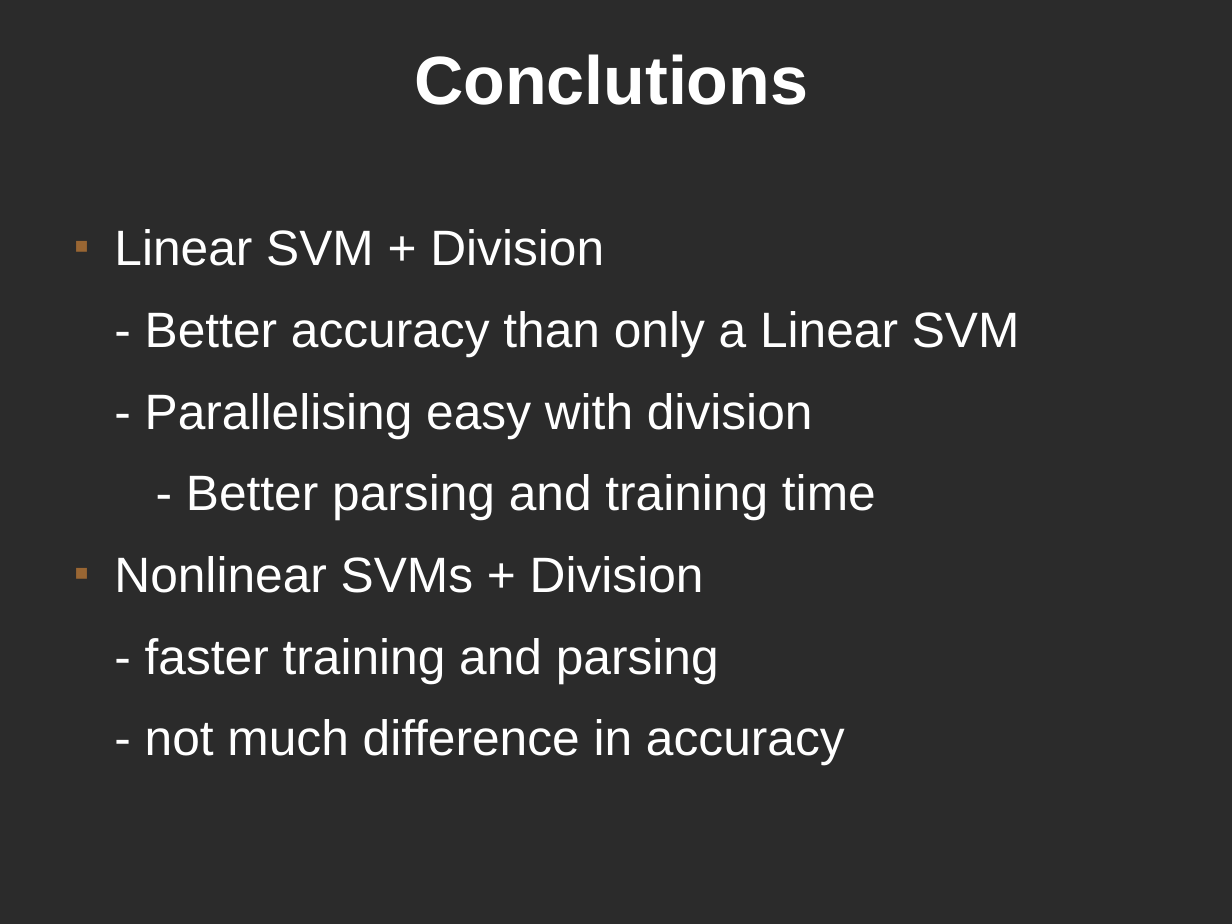
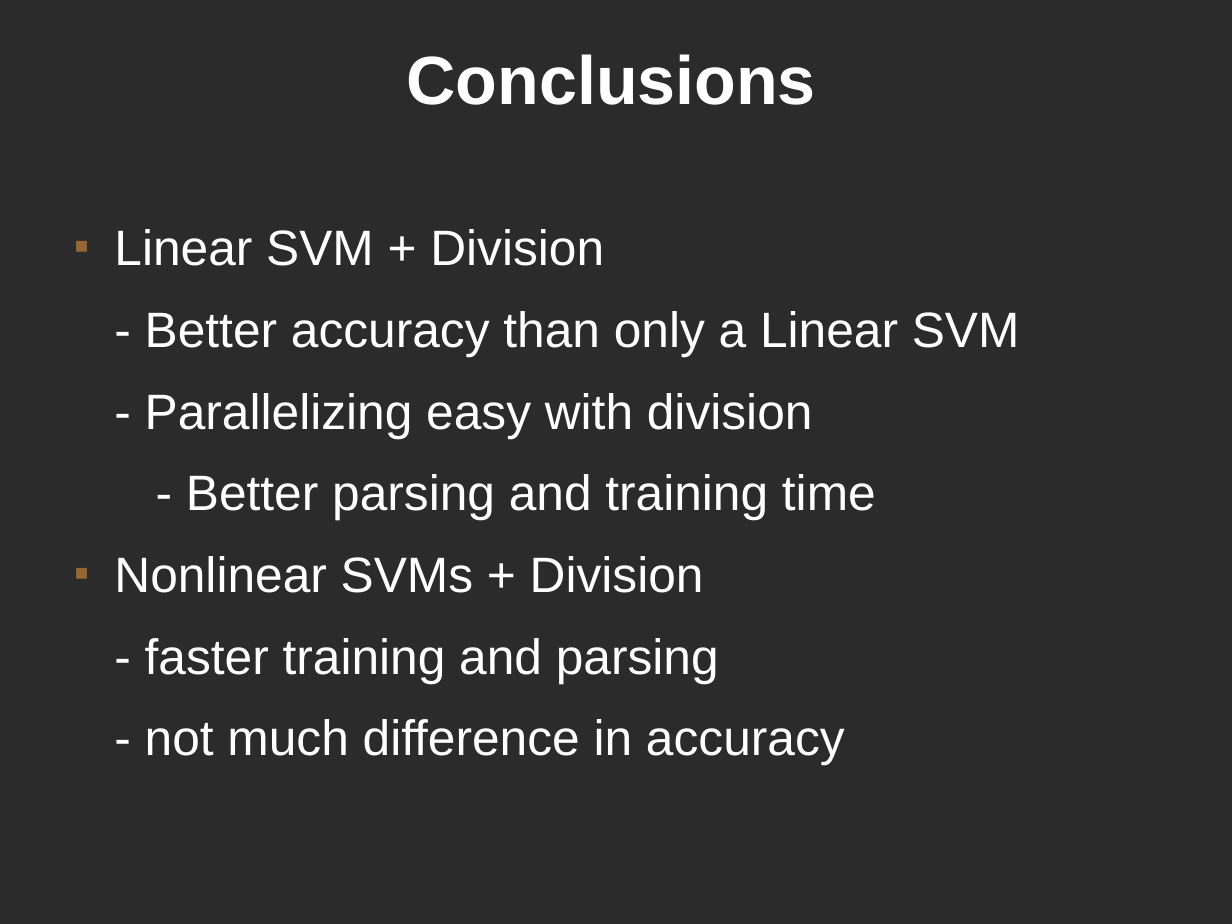
Before and after one commit to kjellwinblad/master-thesis-matrial, a slide deck: slide 19 of presentation/presenation.odp. Drawn at 1232x924 pixels with LibreOffice and Linux fonts; fonts in the diff are those of the drawing; background and template pictures are left out; a plain dark background stands for a picture behind light text. Boxes give left, top, right and bottom in pixels: in the first picture for what was removed or moved away, otherwise in the second. Text is boxed around its words. In the diff, an @@ line names an element or a change of style, - is before the commit and + after.

```diff
--- a/presentation/presenation.odp
+++ b/presentation/presenation.odp
@@ title at <box>406,54,815,105</box>: text changed @@
-Conclutions
+Conclusions
@@ text at <box>145,393,813,438</box>: text changed @@
-- Parallelising easy with division
+- Parallelizing easy with division
```
Also in this commit, not shown: 8 other slides changed.
